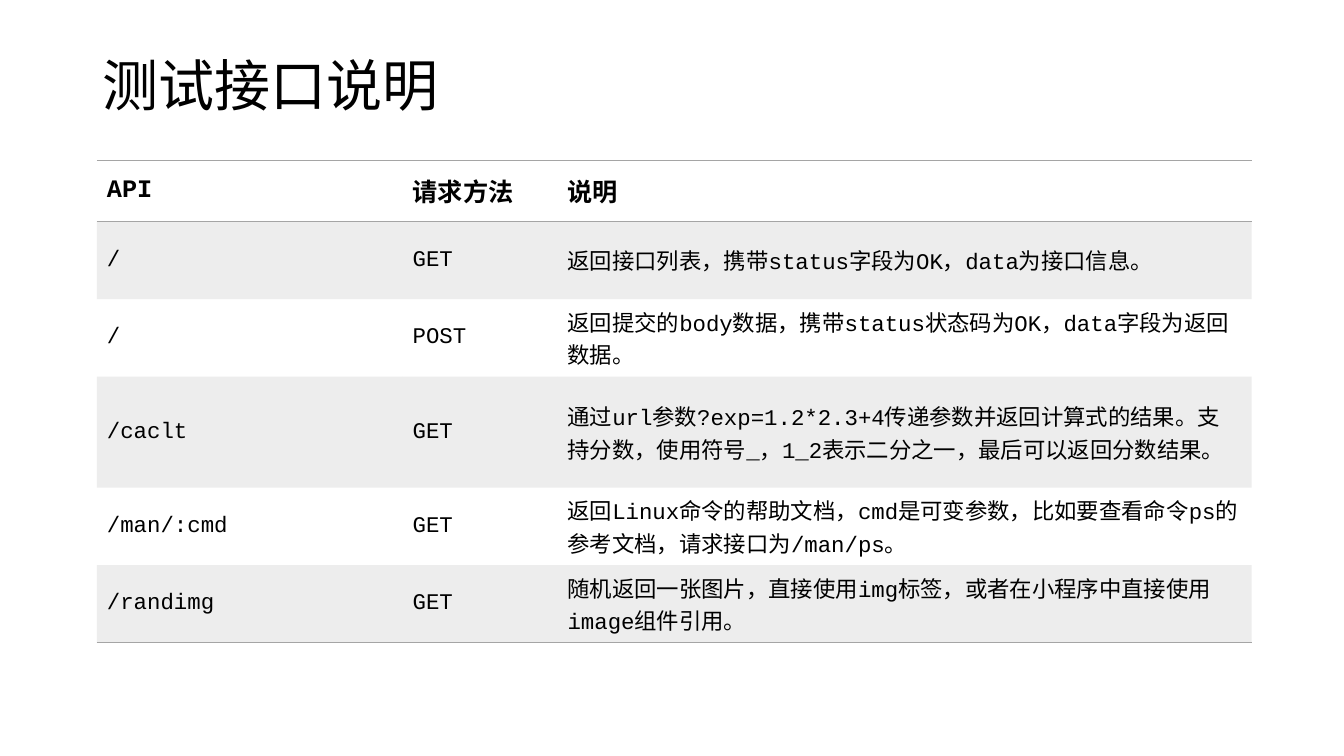
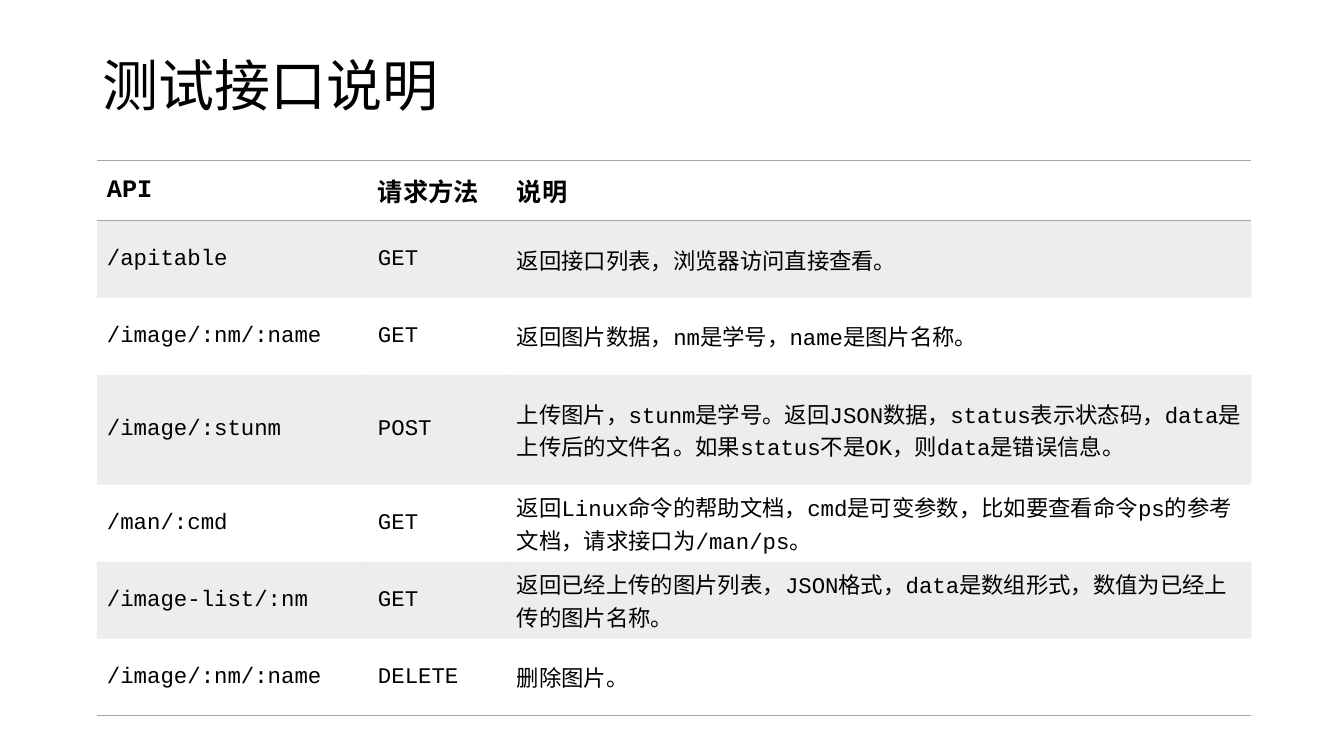
Before and after one commit to edu2act/course-wechat-and-miniprogram, a slide deck: slide 7 of materials/ch05/ch05-小程序后台请求.pptx (slide 6 before the commit). Drawn at 1344x756 pixels with LibreOffice and Linux fonts; fonts in the diff are those of the drawing. Boxes give left, top, right and bottom in pixels: in the first picture for what was removed or moved away, otherwise in the second. Text is boxed around its words. In the diff, an @@ line names an element or a change of style, - is before the commit and + after.

```diff
--- a/materials/ch05/ch05-小程序后台请求.pptx
+++ b/materials/ch05/ch05-小程序后台请求.pptx
@@ table at box(97, 160, 1252, 716) @@
-row 2, column 1: /
+row 2, column 1: /apitable
-row 2, column 3: 返回接口列表，携带status字段为OK，data为接口信息。
+row 2, column 3: 返回接口列表，浏览器访问直接查看。
-row 3: / | POST | 返回提交的body数据，携带status状态码为OK，data字段为返回数据。
+row 3: /image/:nm/:name | GET | 返回图片数据，nm是学号，name是图片名称。
-row 4: /caclt | GET | 通过url参数?exp=1.2*2.3+4传递参数并返回计算式的结果。支持分数，使用符号_，1_2表示二分之一，最后可以返回分数结果。
+row 4: /image/:stunm | POST | 上传图片，stunm是学号。返回JSON数据，status表示状态码，data是上传后的文件名。如果status不是OK，则data是错误信息。
-row 6: /randimg | GET | 随机返回一张图片，直接使用img标签，或者在小程序中直接使用image组件引用。
+row 6: /image-list/:nm | GET | 返回已经上传的图片列表，JSON格式，data是数组形式，数值为已经上传的图片名称。
+row 7: /image/:nm/:name | DELETE | 删除图片。
```
Also in this commit, not shown: 1 other slide changed, 1 slide added, 17 other files.
